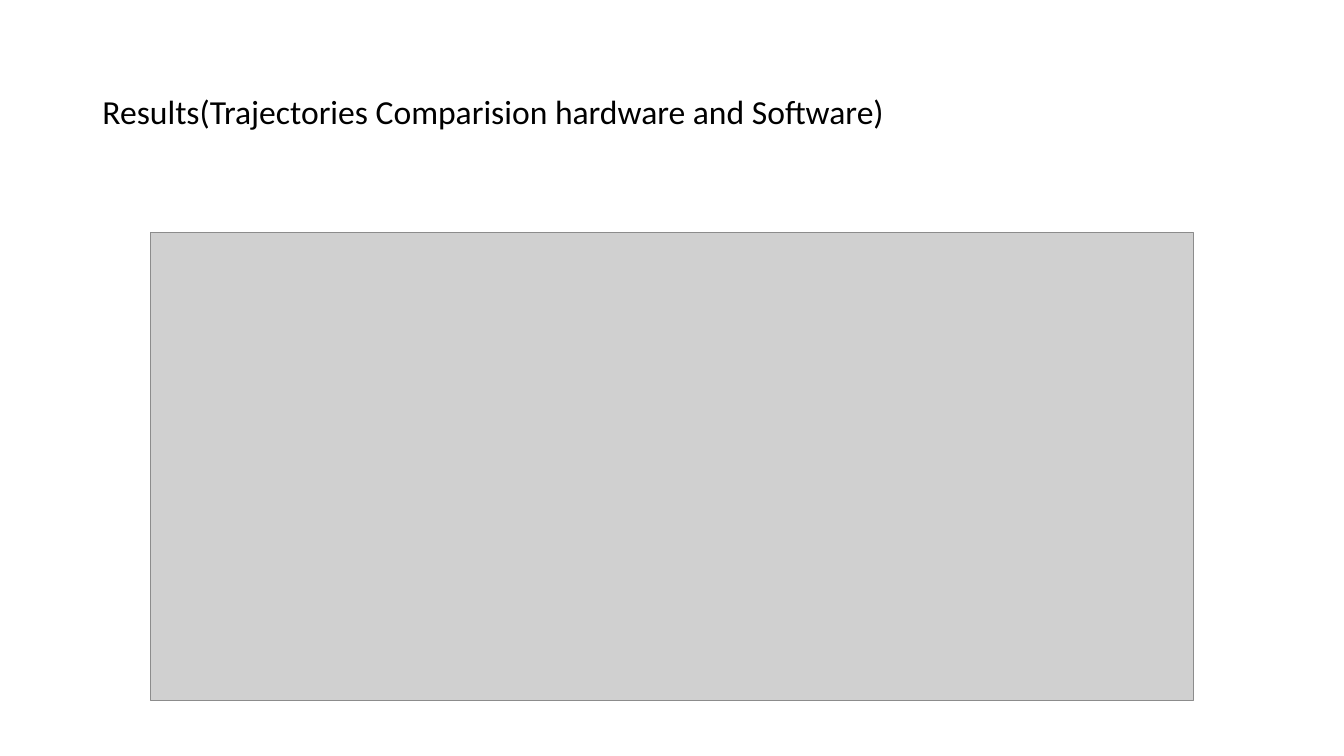
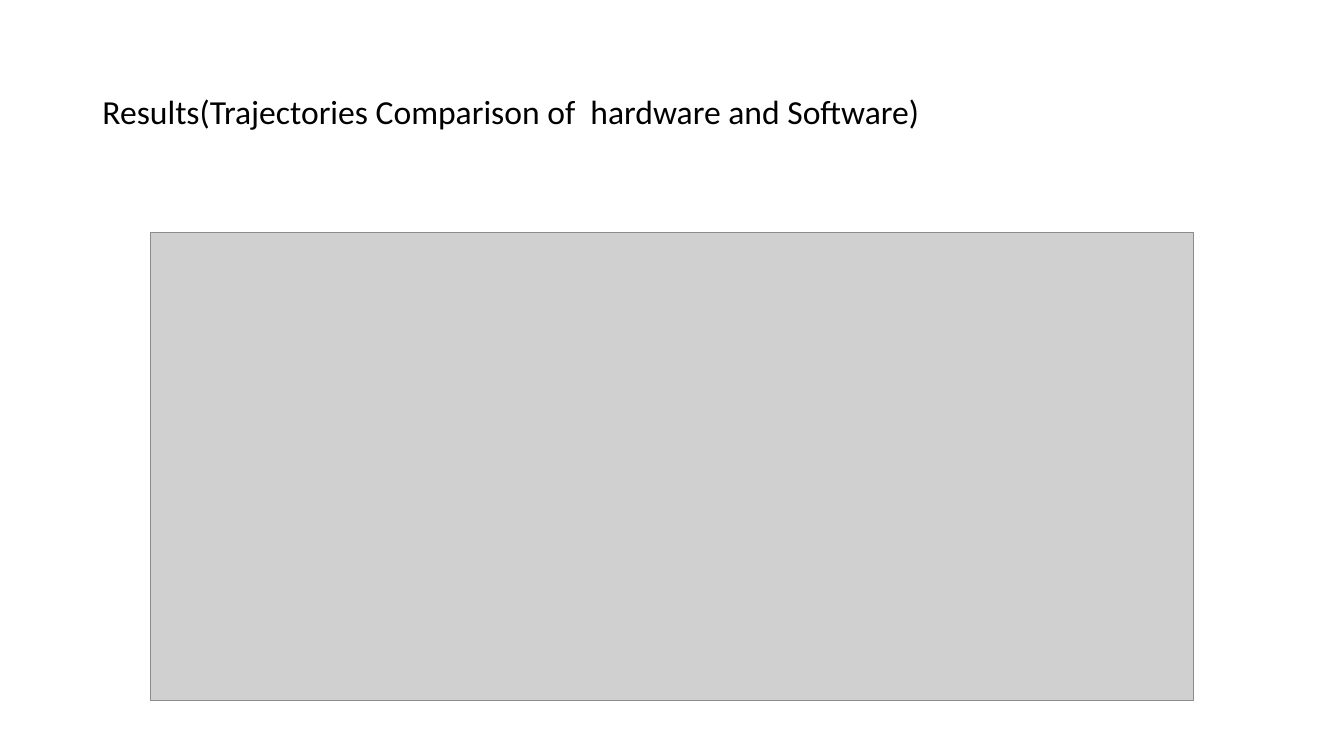
Before and after one commit to boabangf/GNN_RL_gene_trajectory_perturbation, a slide deck: slide 12 of ppt slides for omic codeathon (1).pptx. Drawn at 1344x756 pixels with LibreOffice and Linux fonts; fonts in the diff are those of the drawing; grey boxes stand for pictures. Boxes give left, top, right and bottom in pixels: in the first picture for what was removed or moved away, otherwise in the second. Text is boxed around its words. In the diff, an @@ line names an element or a change of style, - is before the commit and + after.

```diff
--- a/ppt slides for omic codeathon (1).pptx
+++ b/ppt slides for omic codeathon (1).pptx
@@ title at (x1=102, y1=99, x2=919, y2=130): text changed @@
-Results(Trajectories Comparision hardware and Software)
+Results(Trajectories Comparison of hardware and Software)
```
